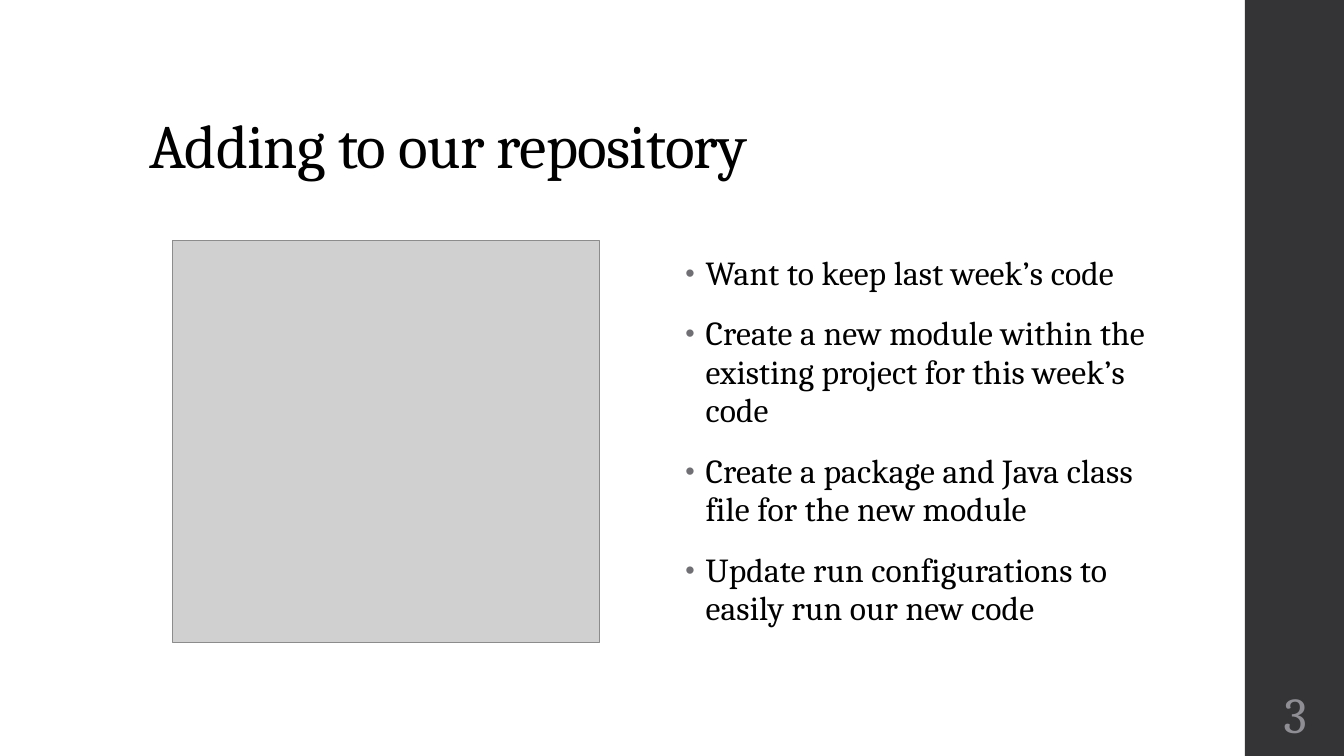
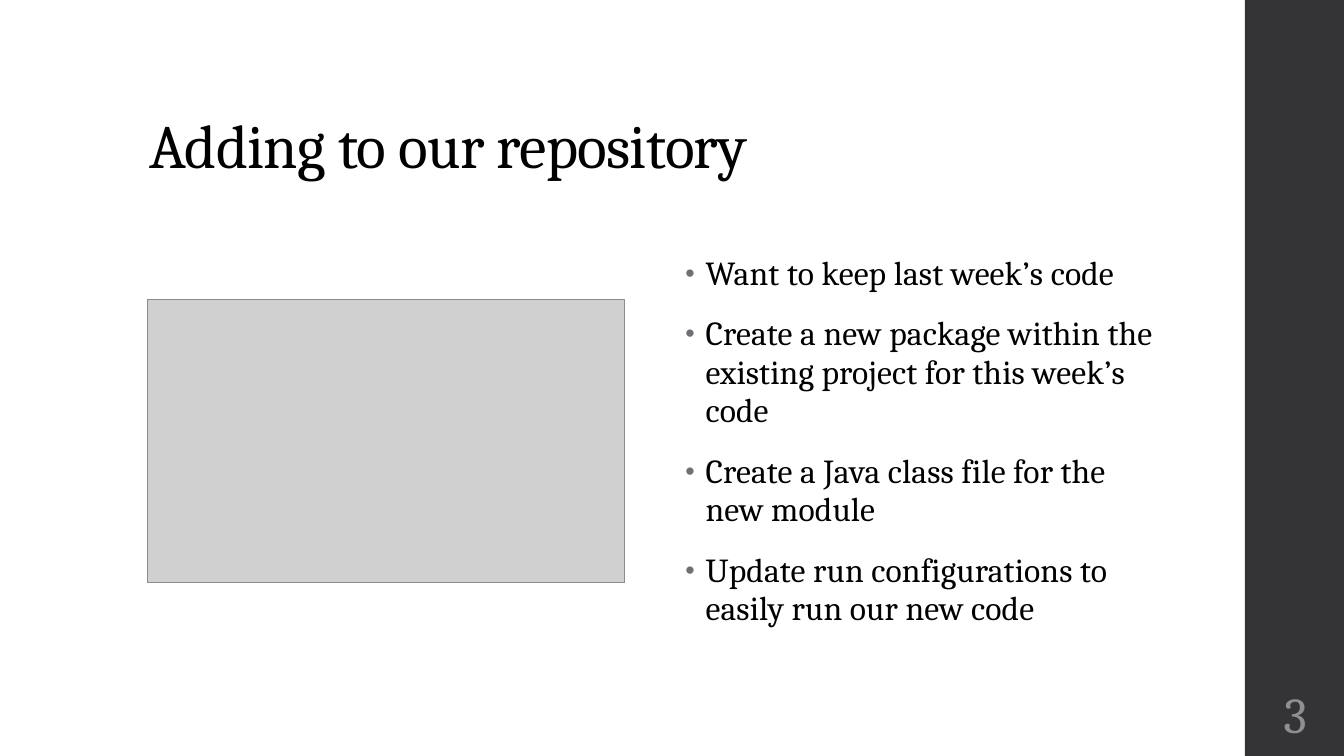
Before and after one commit to zarthur/CSCC-Fundamentals-Android-Notes, a slide deck: slide 3 of week_02/week_02.pptx. Drawn at 1344x756 pixels with LibreOffice and Linux fonts; fonts in the diff are those of the drawing; grey boxes stand for pictures. Boxes give left, top, right and bottom in pixels: in the first picture for what was removed or moved away, otherwise in the second. Text is boxed around its words. In the diff, an @@ line names an element or a change of style, - is before the commit and + after.

Commit message:
week 02: update slides

```diff
--- a/week_02/week_02.pptx
+++ b/week_02/week_02.pptx
@@ picture: place and size @@
-picture at <box>172,241,600,643</box>
+picture at <box>147,300,625,584</box>
@@ text at <box>706,321,1153,522</box>: text changed @@
-• Create a new module within the existing project for this week’s code
-• Create a package and Java class file for the new module
+• Create a new package within the existing project for this week’s code
+• Create a Java class file for the new module
```
